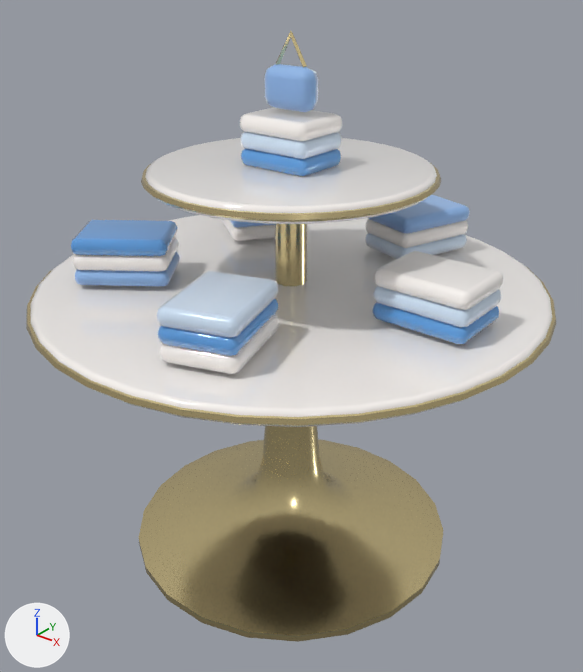
The glTF model public/assets/interiors/boutique/table_display_round.glb, before and after one commit.
Rendered twice from a camera (50 mm lens) standing at (1.212, -1.514, 1.581) and looking at (0.016, -0.018, 0.653). The axes (+X, +Y, +Z) are drawn at lower left. The lights are the same throughout. The first picture is the older version.

Objects in the first picture: 'table_display_round'.
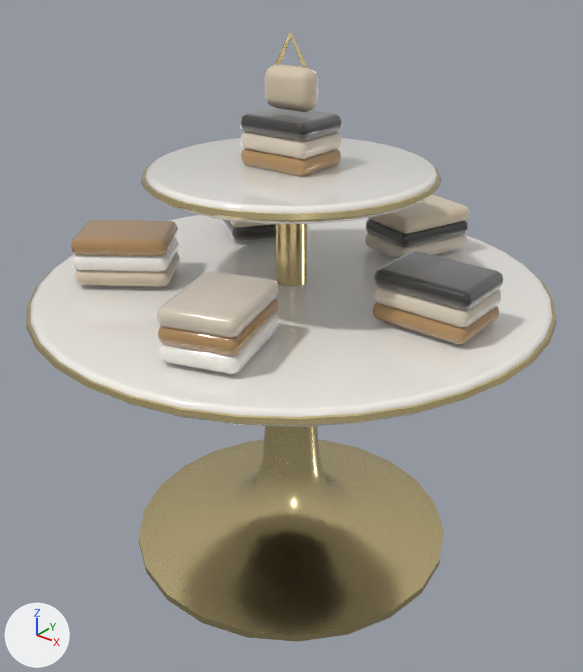
Patch to the scene script:
```diff
--- a/public/assets/interiors/boutique/table_display_round.glb.py
+++ b/public/assets/interiors/boutique/table_display_round.glb.py
@@ mat_accent2_005 @@
 mat_accent2_005 = principled_material('accent2.005')
-mat_accent2_005.base_color = (0.102, 0.337, 0.745)  # blue #5a9de0
+mat_accent2_005.base_color = (0.434, 0.254, 0.102)  # brown #b08a5a
 mat_accent2_005.roughness = 0.08
@@ mat_soft_005 @@
 mat_soft_005 = principled_material('soft.005')
-mat_soft_005.base_color = (0.644, 0.791, 0.965)  # blue #d2e6fb
+mat_soft_005.base_color = (0.694, 0.604, 0.479)  # pale yellow #d9ccb8
 mat_soft_005.roughness = 0.1
@@ mat_accent_005 @@
 mat_accent_005 = principled_material('accent.005')
-mat_accent_005.base_color = (1.0, 0.956, 0.922)  # white #fffaf6
+mat_accent_005.base_color = (0.0232, 0.0212, 0.0194)  # black #2a2826
 mat_accent_005.roughness = 0.14
@@ mat_fabric_005 @@
 mat_fabric_005 = principled_material('fabric.005')
-mat_fabric_005.base_color = (0.275, 0.479, 0.839)  # blue #8fb8ec
+mat_fabric_005.base_color = (0.687, 0.578, 0.423)  # beige #d8c8ae
 mat_fabric_005.roughness = 0.55
```

Changed parts and their boxes (x1, y1, x2, y2) in the pictures (583 x 672 px):
'table_display_round', recoloured: (71, 40, 506, 408) in both
